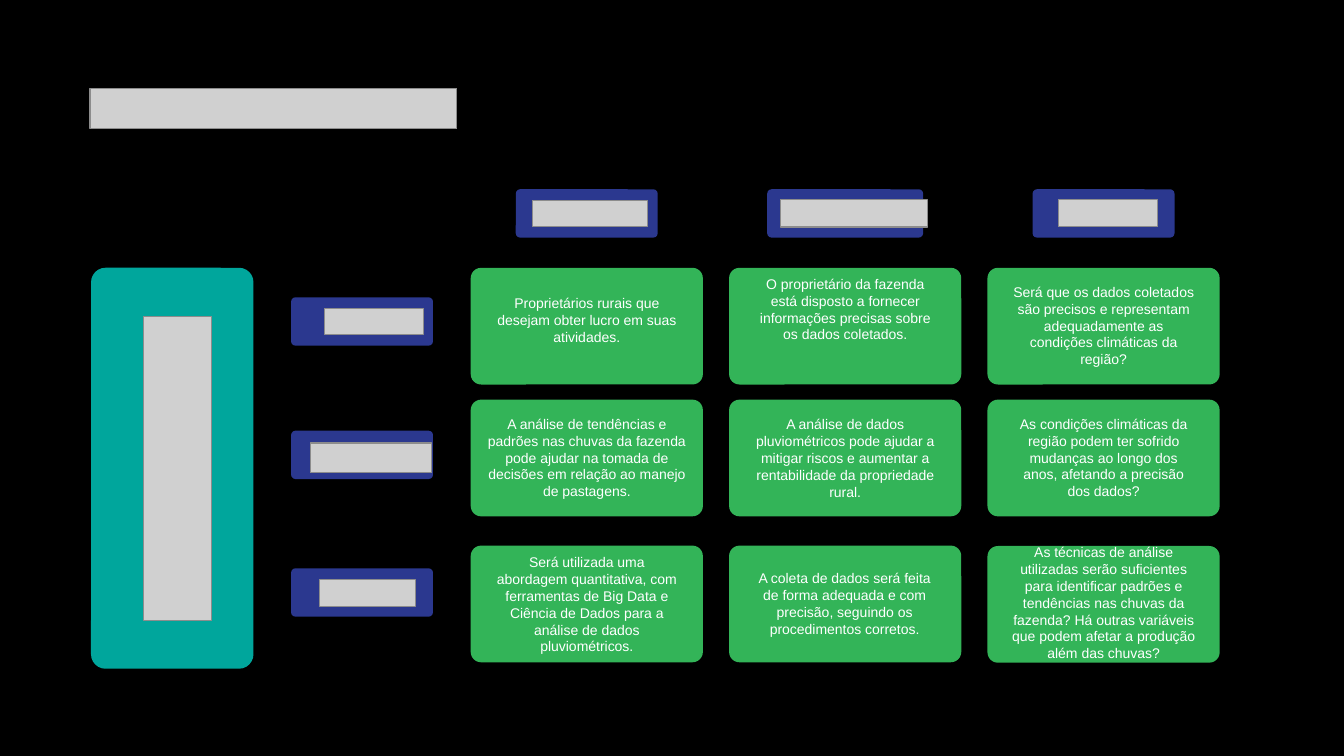
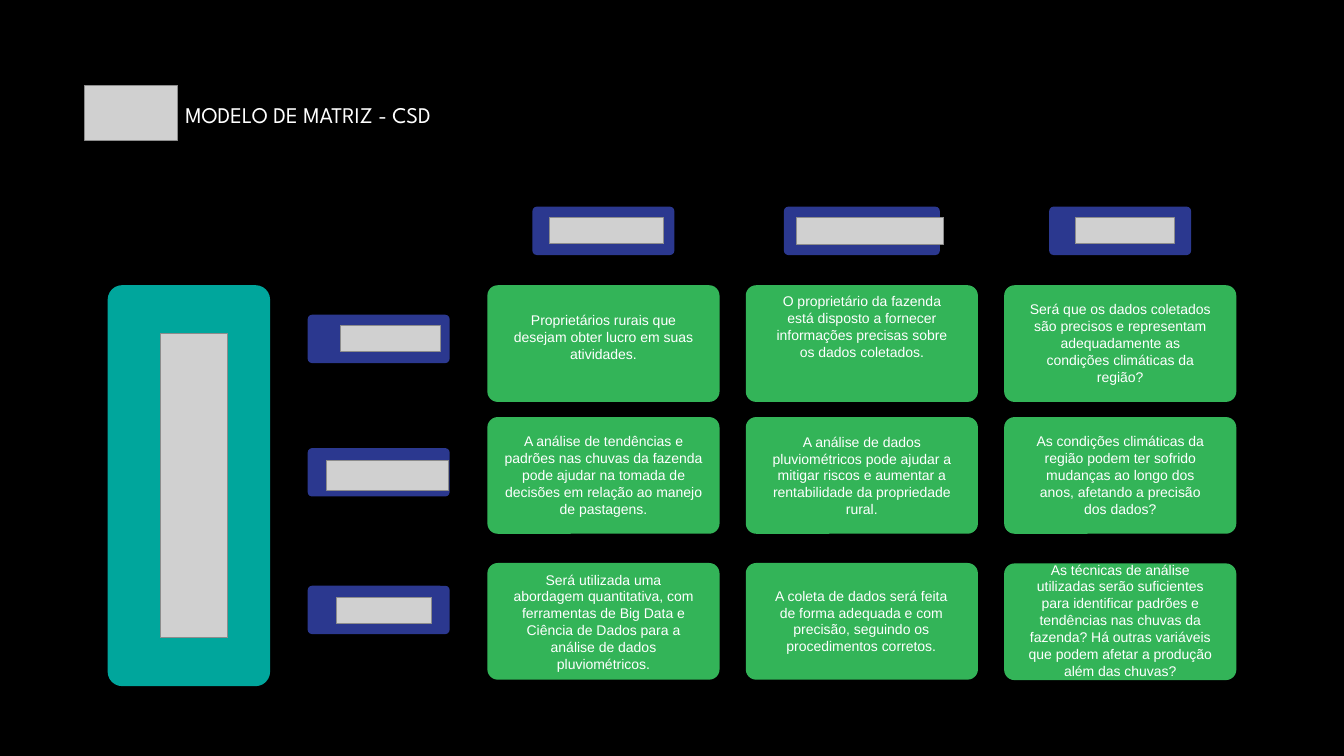
Before and after one commit to OtavioBosa/xp-posgraducao, a slide deck: slide 3 of Canvas do Projeto Aplicado - Otavio Augusto Bosa.pptx. Drawn at 1344x756 pixels with LibreOffice and Linux fonts; fonts in the diff are those of the drawing; grey boxes stand for pictures. Boxes give left, top, right and bottom in pixels: in the first picture for what was removed or moved away, otherwise in the second. Text is boxed around its words. In the diff, an @@ line names an element or a change of style, - is before the commit and + after.

```diff
--- a/Canvas do Projeto Aplicado - Otavio Augusto Bosa.pptx
+++ b/Canvas do Projeto Aplicado - Otavio Augusto Bosa.pptx
@@ picture added at (85, 86, 177, 140) @@
@@ picture removed at (90, 89, 457, 129) @@
@@ text added at (185, 108, 430, 124), 16 pt, text #FFFFFF @@
+MODELO DE MATRIZ - CSD
@@ rounded rectangle: place and size @@
-rounded rectangle at (1032, 190, 1175, 238)
+rounded rectangle at (1050, 207, 1192, 255)
@@ picture: place and size @@
-picture at (780, 200, 928, 227)
+picture at (798, 218, 945, 245)
@@ 7 rounded rectangles, 3 pictures: place and size @@
-7 rounded rectangles, 3 pictures at (91, 190, 1220, 669)
+7 rounded rectangles, 3 pictures at (108, 207, 1236, 687)
@@ 9 texts, 8 rounded rectangles, 3 pictures: place and size @@
-9 texts, 8 rounded rectangles, 3 pictures at (291, 200, 1220, 663)
+9 texts, 8 rounded rectangles, 3 pictures at (308, 218, 1236, 681)
```
Also in this commit, not shown: 3 other slides changed, 1 slide added, 1 slide removed.
